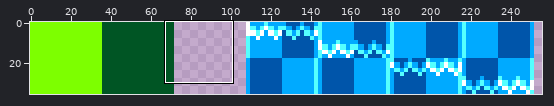
Two versions of one sprite sheet, assets/tilesets/testtileset.png. The first picture is a wide view before the edit; the outline marks the close-up.
Close-up. The starting point:
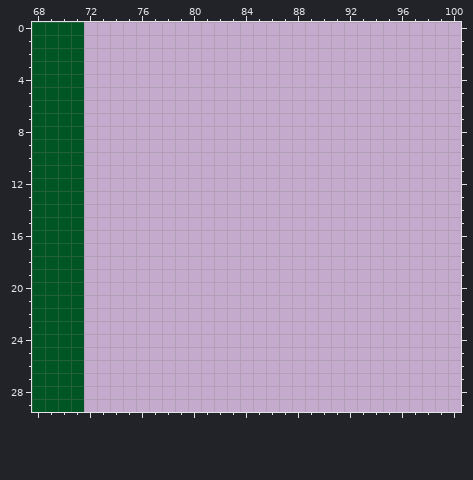
The file is 360x36 pixels. Shown: x 68..100, y 0..29. The wide view leaves out empty margins.
And afterwards:
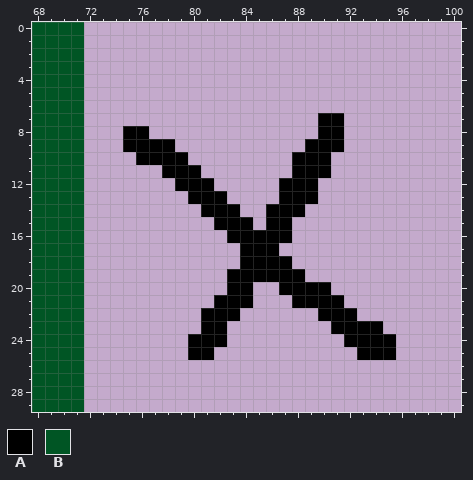
Palette (. is transparent): A #000000  B #005524
The edit:
The author put colour A in row 7 at x 90 to 91; in row 8 at x 75 to 76 and 90 to 91; in row 9 at x 75 to 78 and 89 to 91; in row 10 at x 76 to 79 and 88 to 90; in row 11 at x 78 to 80 and 88 to 90; in row 12 at x 79 to 81 and 87 to 89.
The author put colour A in row 13 at x 80 to 82 and 87 to 89; in row 14 at x 81 to 83 and 86 to 88; in row 15 at x 82 to 84 and 86 to 87; in row 16 at x 83 to 87; in row 17 at x 84 to 86; in row 18 at x 84 to 87.
The author put colour A in row 19 at x 83 to 88; in row 20 at x 83 to 84 and 87 to 90; in row 21 at x 82 to 84 and 88 to 91; in row 22 at x 81 to 83 and 90 to 92; in row 23 at x 81 to 82 and 91 to 94; in row 24 at x 80 to 82 and 92 to 95.
The author put colour A in row 25 at x 80 to 81 and 93 to 95.
Where, in picture pixels (left, top, right, bottom), the same in both close-ups:
added: (123, 113, 396, 360)
